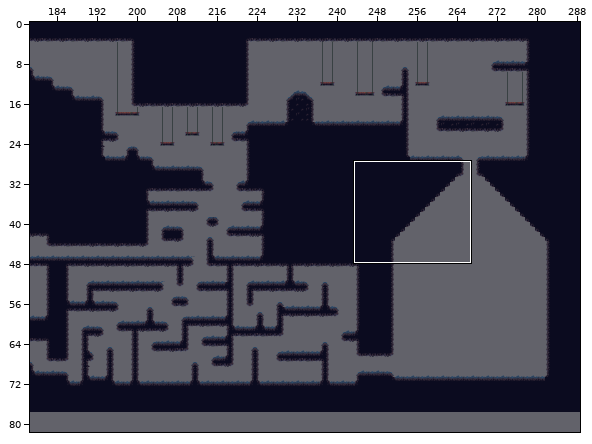
Level history. Tiled map: PR2/Ott - An Elemental Journey/resources/levels/WaterMap.tmx. Above, an overview of the earlier version with the close-up marked.
Close-up. As it was:
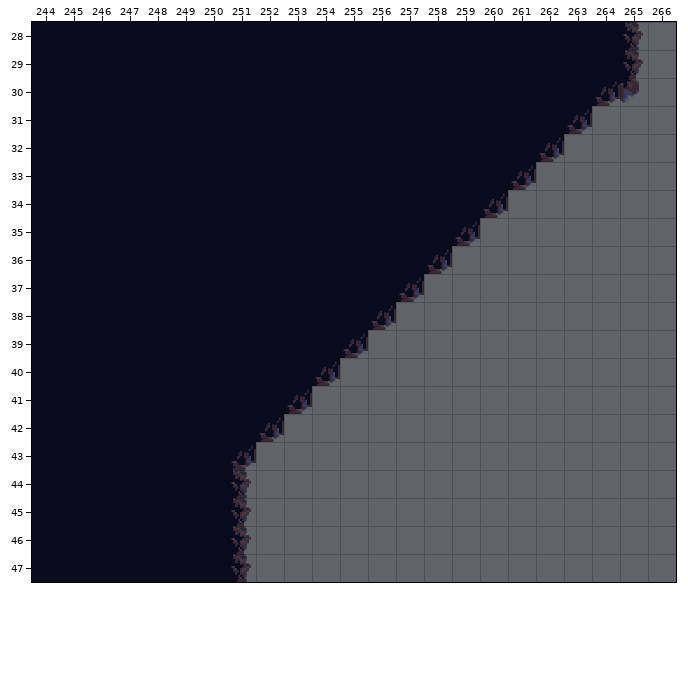
Cells are 32x32 px. Shown: x 244..266, y 28..47. The commit also changed other parts of the map, which this record leaves out.
New version:
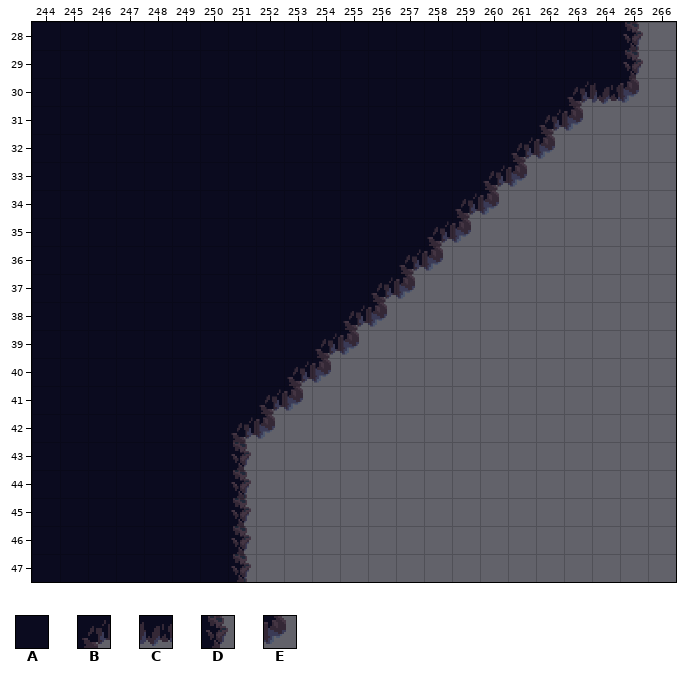
Key: from "Tiles_Agua_Bosque": A 47, B 66, C 67, D 90, E 130.
_ is an empty cell.
Difference:
Layer "Capa de patrones 1":
Tile B replaces tile A in row 30 at x 263; in row 31 at x 262; in row 32 at x 261; in row 33 at x 260; in row 34 at x 259; in row 35 at x 258.
Tile B replaces tile A in row 36 at x 257; in row 37 at x 256; in row 38 at x 255; in row 39 at x 254; in row 40 at x 253; in row 41 at x 252.
Tile B replaces tile A in row 42 at x 251.
Tile C replaces tile B in row 30 at x 264.
Tile D replaces tile B in row 43 at x 251.
Tile E replaces tile B in row 31 at x 263; in row 32 at x 262; in row 33 at x 261; in row 34 at x 260; in row 35 at x 259; in row 36 at x 258.
Tile E replaces tile B in row 37 at x 257; in row 38 at x 256; in row 39 at x 255; in row 40 at x 254; in row 41 at x 253; in row 42 at x 252.
